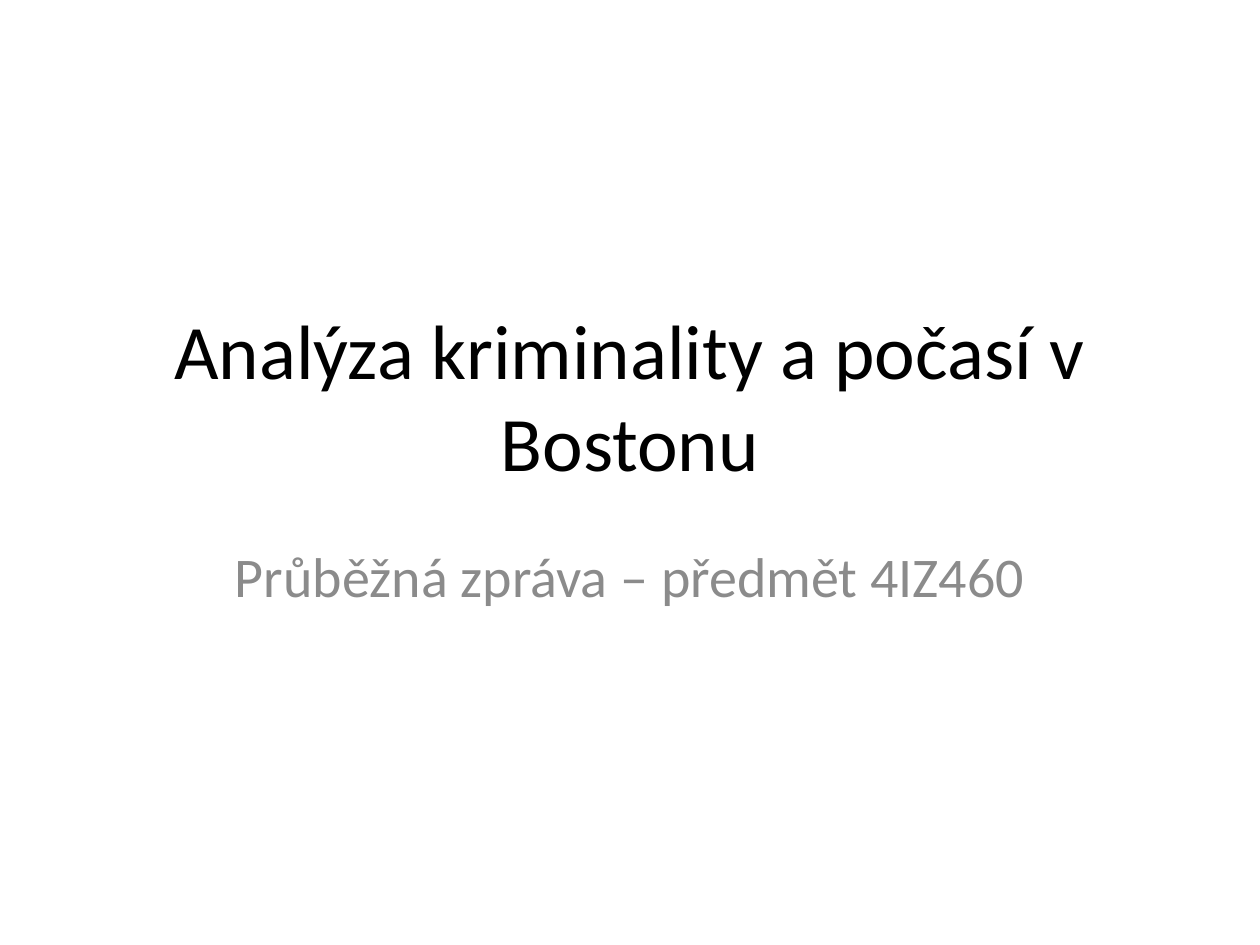
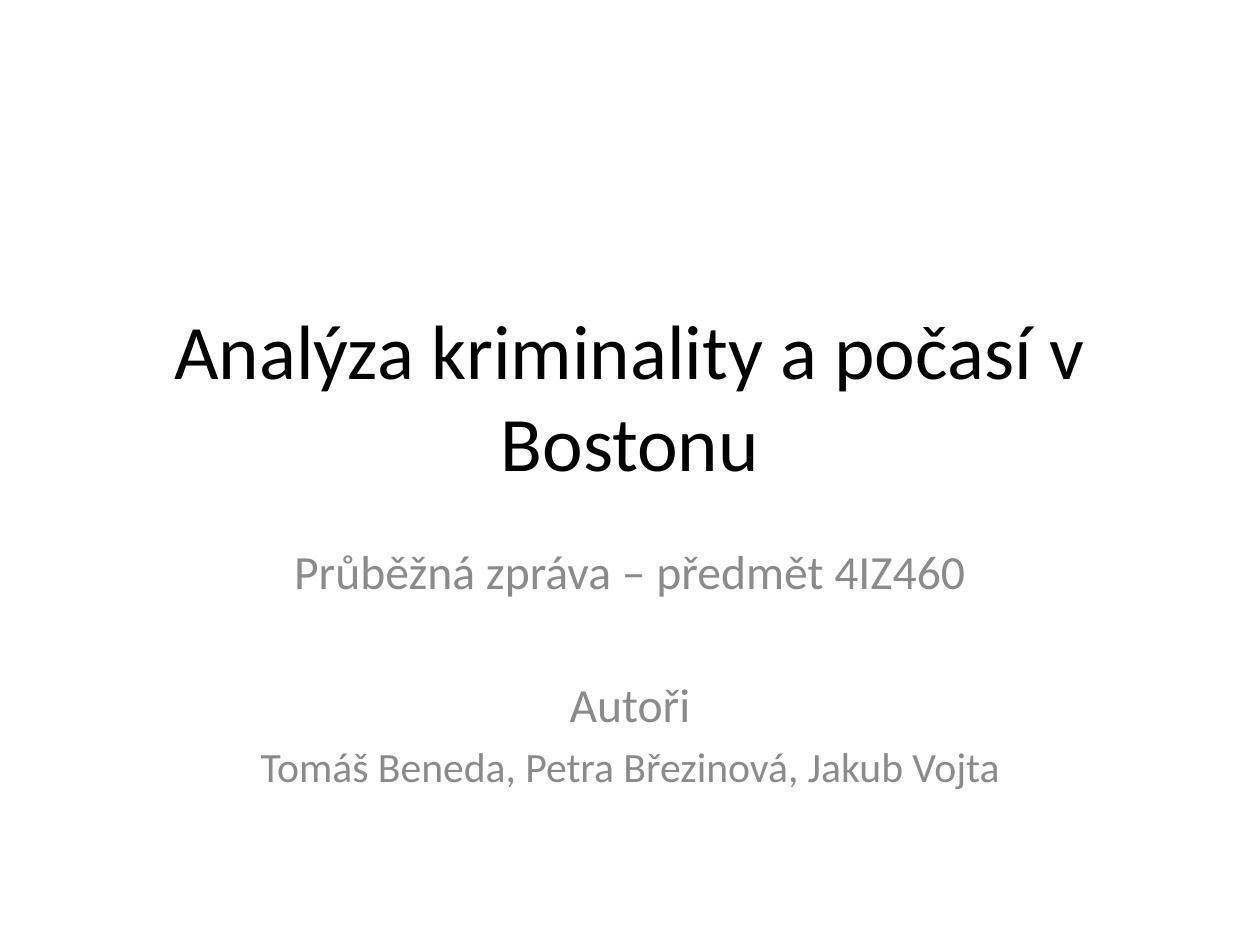
Before and after one commit to tomstomstoms2/4IZ460-term-paper, a slide deck: slide 1 of Files/Prubezna_zprava_4IZ460.pptx. Drawn at 1260x945 pixels with LibreOffice and Linux fonts; fonts in the diff are those of the drawing. Boxes give left, top, right and bottom in pixels: in the first picture for what was removed or moved away, otherwise in the second. Text is boxed around its words. In the diff, an @@ line names an element or a change of style, - is before the commit and + after.

```diff
--- a/Files/Prubezna_zprava_4IZ460.pptx
+++ b/Files/Prubezna_zprava_4IZ460.pptx
@@ subtitle at <box>294,555,965,597</box>: size 32 to 27.2 pt in "Průběžná zpráva – předmět 4IZ460" @@
@@ subtitle at <box>261,689,999,789</box>: paragraphs added @@
+Autoři
+Tomáš Beneda, Petra Březinová, Jakub Vojta
```
Also in this commit, not shown: 1 other slide changed, 2 slides removed.
